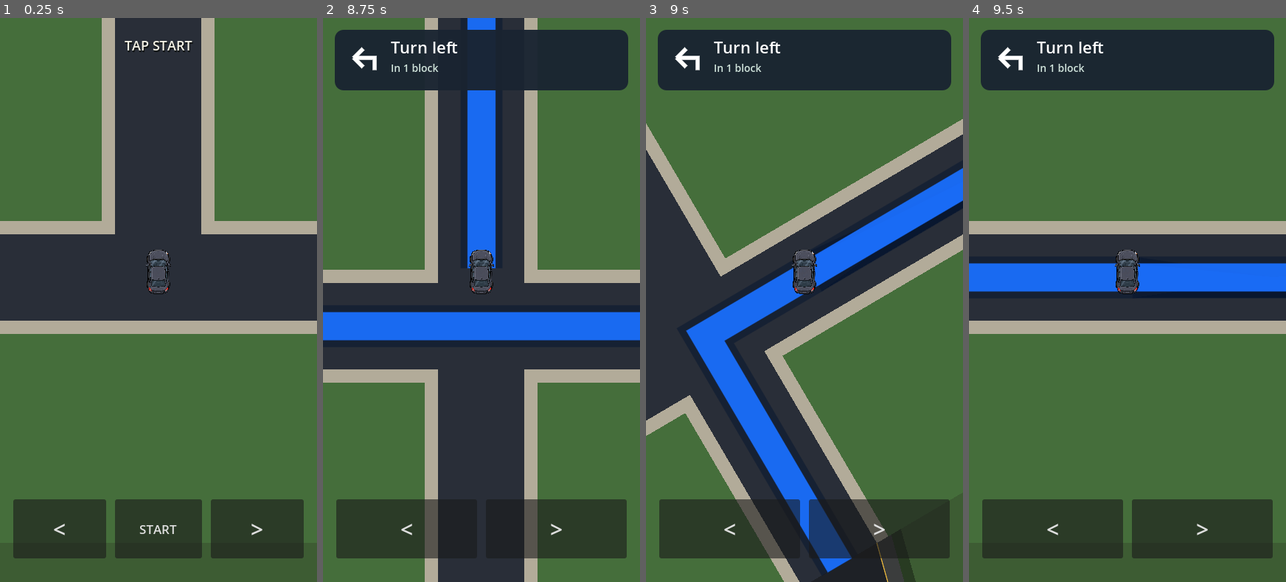
Above: before the commit, frames 1-4 (left to right).
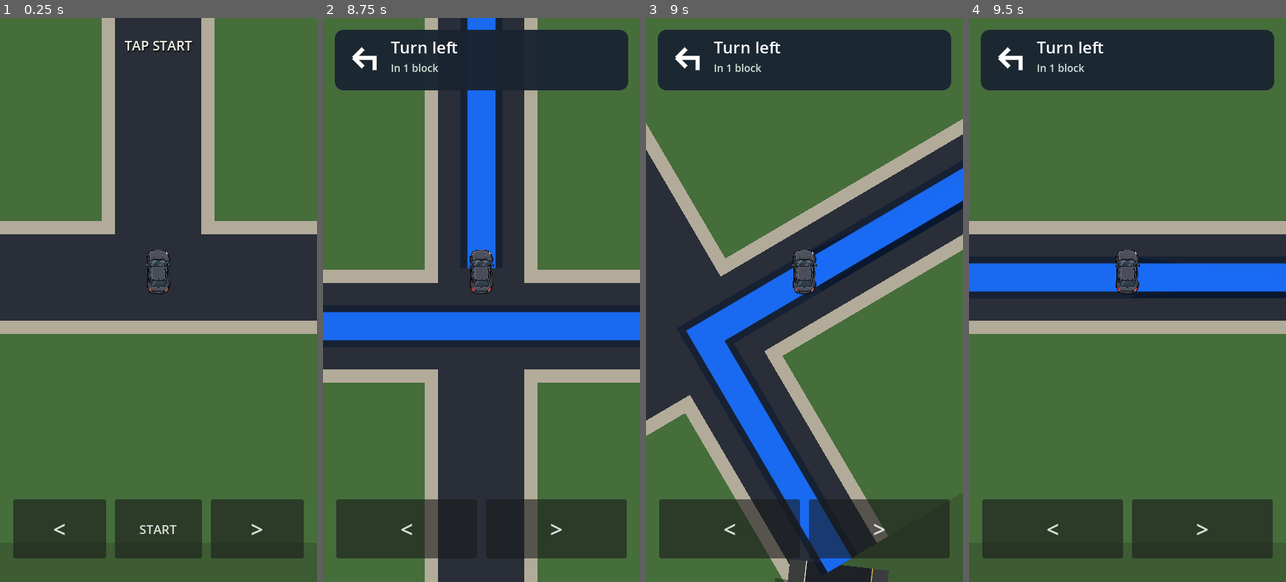
Above: after the commit, the same moments.

Repository: patrickcallahancomedy/comedian
Game: Godot game, scene res://scenes/drive/drive_module.tscn
Two runs of this game, one before a commit and one after it. Both use one fixed random seed, a clock stepped at 60 frames per second and the inputs below.
Inputs (mouse positions are in pixels of both pictures, inside the frame that each line leads up to):
- Up to frame 1 (0.25 s): no input
- Up to frame 2 (8.75 s): click "START" at 0.5 s; tap Enter (ui_accept) at 1.25, 1.52, 4.52, 7.52 s; move the mouse to (551, 271) at 1.27 s; hold Right 1.28-2 s; tap Space every 1.5 s from 1.35 to 7.35 s; click (551, 271) at 1.42 s; drag from (418, 328) to (465, 412) at 2.02 s; move the mouse to (513, 175) at 2.77 s; hold Right 2.78-3.5 s; drag from (465, 412) to (386, 215) at 3.52 s; move the mouse to (576, 384) at 4.27 s; hold Left 4.28-5 s; drag from (386, 215) to (433, 159) at 5.02 s; move the mouse to (497, 300) at 5.77 s; hold Left 5.78-6.5 s; click (497, 300) at 5.92 s; drag from (433, 159) to (418, 328) at 6.52 s; move the mouse to (551, 271) at 7.27 s; hold W 7.28-8 s; drag from (418, 328) to (465, 412) at 8.02 s
- Up to frame 3 (9 s): move the mouse to (836, 175) at 8.77 s; hold Left from 8.78 s (still down); tap Space at 8.85 s
- Up to frame 4 (9.5 s): keep holding Left

Frames 1-2 are identical in both runs. In frame 3, 0.8% of the frame differs, in the area x 40-86%, y 93-100%; in frame 4, nothing differs.

Commit message:
Drive and draw one shared on-ramp path

Diff:
--- a/godot/scripts/drive/drive_grid_controller.gd
+++ b/godot/scripts/drive/drive_grid_controller.gd
@@ -123,6 +123,7 @@
 var highway_lane := MAP.HIGHWAY_ENTRY_LANE
 var queued_highway_lane := MAP.HIGHWAY_ENTRY_LANE
 var highway_lap := 0
+var connector_one_path_index := 0
 
 var move_from := Vector2.ZERO
 var move_to := Vector2.ZERO
@@ -208,6 +209,7 @@
 	highway_lane = MAP.HIGHWAY_ENTRY_LANE
 	queued_highway_lane = highway_lane
 	highway_lap = 0
+	connector_one_path_index = 0
 	visual_world_position = MAP.neighborhood_cell_center(neighborhood_cell)
 	visual_cell_scale = MAP.car_scale_for_cell(MAP.NEIGHBORHOOD_CELL)
 	move_from = visual_world_position
@@ -369,7 +371,7 @@
 		"neighborhood":
 			_begin_neighborhood_step()
 		"connector_one":
-			_begin_highway_step()
+			_begin_connector_one_step()
 		"highway":
 			_begin_highway_step()
 		"connector_two":
@@ -400,10 +402,9 @@
 	):
 		road_kind = "connector_one"
 		_stabilize_for_connector()
-		move_to = MAP.highway_merge_point()
-		scale_to = MAP.car_scale_for_cell(MAP.HIGHWAY_CELL)
-		motion_direction = (move_to - move_from).normalized()
-		status_label.text = "CONNECTOR"
+		connector_one_path_index = 0
+		var onramp_path := MAP.onramp_path_points()
+		_set_connector_one_target(onramp_path[connector_one_path_index])
 		return
 
 	move_to = move_from
@@ -412,19 +413,41 @@
 	status_label.text = "WALL - TURN"
 
 
+func _begin_connector_one_step() -> void:
+	var onramp_path := MAP.onramp_path_points()
+
+	if connector_one_path_index < onramp_path.size() - 1:
+		connector_one_path_index += 1
+		_set_connector_one_target(onramp_path[connector_one_path_index])
+		return
+
+	# The final ramp point is the highway edge. From there the car follows the
+	# same lane geometry into the center of lane 4.
+	road_kind = "highway"
+	highway_column = 0
+	highway_lane = MAP.HIGHWAY_ENTRY_LANE
+	queued_highway_lane = highway_lane
+	highway_lap = 0
+	move_to = MAP.highway_entry_point()
+	scale_to = MAP.car_scale_for_cell(MAP.HIGHWAY_CELL)
+	motion_direction = (move_to - move_from).normalized()
+	map_rotation_from = map_rotation
+	map_rotation_to = -PI / 2.0 - motion_direction.angle()
+	turn_elapsed = 0.0
+	status_label.text = "HIGHWAY  •  EXIT LANE 4"
+
+
+func _set_connector_one_target(target: Vector2) -> void:
+	move_to = target
+	scale_to = MAP.car_scale_for_cell(MAP.HIGHWAY_CELL)
+	motion_direction = (move_to - move_from).normalized()
+	map_rotation_from = map_rotation
+	map_rotation_to = -PI / 2.0 - motion_direction.angle()
+	turn_elapsed = 0.0
+	status_label.text = "CONNECTOR"
+
+
 func _begin_highway_step() -> void:
-	if road_kind == "connector_one":
-		road_kind = "highway"
-		highway_column = 0
-		highway_lane = MAP.HIGHWAY_ENTRY_LANE
-		queued_highway_lane = highway_lane
-		highway_lap = 0
-		move_to = MAP.highway_entry_point()
-		scale_to = MAP.car_scale_for_cell(MAP.HIGHWAY_CELL)
-		motion_direction = (move_to - move_from).normalized()
-		status_label.text = "HIGHWAY  •  EXIT LANE 4"
-		return
-
 	if highway_column >= MAP.HIGHWAY_COLUMNS - 1:
 		if highway_lane == MAP.HIGHWAY_EXIT_LANE:
 			road_kind = "connector_two"
@@ -771,6 +794,7 @@
 	# Fill the space around the ramps before drawing the neighborhood/highway
 	# on top, so there is never a black void between map modules.
 	_draw_connector_surroundings()
+	_draw_onramp_highway_underlay()
 	_draw_neighborhood()
 
 	_draw_highway_surroundings()
@@ -1144,38 +1168,36 @@
 
 
 func _draw_connector_one() -> void:
-	# One coherent on-ramp model:
-	# 1) the highway visibly continues beneath the ramp,
-	# 2) the ramp reaches a real merge point at the highway edge,
-	# 3) a short acceleration segment hands directly into lane 4.
-	_draw_onramp_highway_stub()
-
-	var ramp_shadow := _connector_one_points(4.2)
-	_draw_world_polygon(ramp_shadow, Color(0.02, 0.025, 0.03, 0.38))
-
-	var shoulder := _connector_one_points(2.5)
-	var asphalt := _connector_one_points(0.0)
-	_draw_world_polygon(shoulder, RAMP_SHOULDER_COLOR)
-	_draw_world_polygon(asphalt, RAMP_ASPHALT_COLOR)
-	_draw_ramp_edges(asphalt, true)
-	_draw_ramp_texture(asphalt, 0)
-
-	var merge_shoulder := _connector_one_merge_points(2.5)
-	var merge_asphalt := _connector_one_merge_points(0.0)
-	_draw_world_polygon(merge_shoulder, RAMP_SHOULDER_COLOR)
-	_draw_world_polygon(merge_asphalt, RAMP_ASPHALT_COLOR)
-	_draw_world_line(
-		merge_asphalt[0],
-		merge_asphalt[1],
-		RAMP_GUIDE_COLOR,
-		1.15
-	)
-	_draw_world_line(
-		merge_asphalt[3],
-		merge_asphalt[2],
-		RAMP_EDGE_COLOR,
-		1.15
-	)
+	var path := MAP.onramp_path_points()
+	if path.size() < 2:
+		return
+
+	# The elevated ramp and the moving car use the exact same centerline.
+	for index in range(path.size() - 1):
+		var shadow := _road_segment_points(
+			path[index] + Vector2(2.2, 2.2),
+			path[index + 1] + Vector2(2.2, 2.2),
+			MAP.HIGHWAY_LANE_WIDTH * 0.5 + 4.0
+		)
+		_draw_world_polygon(shadow, Color(0.02, 0.025, 0.03, 0.38))
+
+	for index in range(path.size() - 1):
+		var shoulder := _road_segment_points(
+			path[index],
+			path[index + 1],
+			MAP.HIGHWAY_LANE_WIDTH * 0.5 + 2.5
+		)
+		_draw_world_polygon(shoulder, RAMP_SHOULDER_COLOR)
+
+	for index in range(path.size() - 1):
+		var asphalt := _road_segment_points(
+			path[index],
+			path[index + 1],
+			MAP.HIGHWAY_LANE_WIDTH * 0.5
+		)
+		_draw_world_polygon(asphalt, RAMP_ASPHALT_COLOR)
+		_draw_world_line(asphalt[0], asphalt[1], RAMP_GUIDE_COLOR, 1.15)
+		_draw_world_line(asphalt[3], asphalt[2], RAMP_EDGE_COLOR, 1.15)
 
 
 func _draw_city_connector() -> void:
@@ -1188,21 +1210,25 @@
 	_draw_ramp_texture(asphalt, 1)
 
 
-func _draw_onramp_highway_stub() -> void:
+func _draw_onramp_highway_underlay() -> void:
+	# Extend the main highway behind the neighborhood so there is no visible
+	# "beginning" of the highway at the ramp. The neighborhood is drawn later
+	# and naturally occludes the hidden portion.
 	var highway_rect := MAP.HIGHWAY_RECT
-	var stub_start_x := MAP.highway_merge_point().x - 50.0
-	var stub := Rect2(
-		Vector2(stub_start_x, highway_rect.position.y),
-		Vector2(highway_rect.position.x - stub_start_x, highway_rect.size.y)
+	var underlay_start_x := MAP.NEIGHBORHOOD_RECT.position.x
+	var underlay_end_x := highway_rect.position.x + MAP.HIGHWAY_CELL
+	var underlay := Rect2(
+		Vector2(underlay_start_x, highway_rect.position.y),
+		Vector2(underlay_end_x - underlay_start_x, highway_rect.size.y)
 	)
 
 	for lane in range(MAP.HIGHWAY_LANES):
 		var lane_rect := Rect2(
 			Vector2(
-				stub.position.x,
-				stub.position.y + lane * MAP.HIGHWAY_LANE_WIDTH
+				underlay.position.x,
+				underlay.position.y + lane * MAP.HIGHWAY_LANE_WIDTH
 			),
-			Vector2(stub.size.x, MAP.HIGHWAY_LANE_WIDTH)
+			Vector2(underlay.size.x, MAP.HIGHWAY_LANE_WIDTH)
 		)
 		var lane_color := HIGHWAY_ASPHALT_COLOR
 		if lane % 2 == 1:
@@ -1210,10 +1236,10 @@
 		_draw_world_rect(lane_rect, lane_color)
 
 	for lane in range(1, MAP.HIGHWAY_LANES):
-		var divider_y := stub.position.y + lane * MAP.HIGHWAY_LANE_WIDTH
-		var dash_x := stub.position.x + 4.0
-		while dash_x < stub.end.x:
-			var dash_end := minf(dash_x + 8.0, stub.end.x)
+		var divider_y := underlay.position.y + lane * MAP.HIGHWAY_LANE_WIDTH
+		var dash_x := underlay.position.x + 4.0
+		while dash_x < underlay.end.x:
+			var dash_end := minf(dash_x + 8.0, underlay.end.x)
 			_draw_world_line(
 				Vector2(dash_x, divider_y),
 				Vector2(dash_end, divider_y),
@@ -1223,46 +1249,31 @@
 			dash_x += 16.0
 
 	_draw_world_line(
-		Vector2(stub.position.x, stub.position.y + 1.2),
-		Vector2(stub.end.x, stub.position.y + 1.2),
+		Vector2(underlay.position.x, underlay.position.y + 1.2),
+		Vector2(underlay.end.x, underlay.position.y + 1.2),
 		HIGHWAY_EDGE_COLOR,
 		1.0
 	)
 	_draw_world_line(
-		Vector2(stub.position.x, stub.end.y - 1.2),
-		Vector2(stub.end.x, stub.end.y - 1.2),
+		Vector2(underlay.position.x, underlay.end.y - 1.2),
+		Vector2(underlay.end.x, underlay.end.y - 1.2),
 		HIGHWAY_EDGE_COLOR,
 		1.0
 	)
 
 
-func _connector_one_points(extra_width: float = 0.0) -> PackedVector2Array:
-	var rect := MAP.CONNECTOR_ONE_RECT
-	var start_center_y := MAP.neighborhood_cell_center(MAP.NEIGHBORHOOD_GATE).y
-	var end_center_y := MAP.highway_merge_point().y
-	var start_half_width := NEIGHBORHOOD_ROAD_WIDTH * 0.5 + extra_width
-	var end_half_width := MAP.HIGHWAY_LANE_WIDTH * 0.5 + extra_width
-
+func _road_segment_points(
+	start: Vector2,
+	end: Vector2,
+	half_width: float
+) -> PackedVector2Array:
+	var direction := (end - start).normalized()
+	var normal := Vector2(-direction.y, direction.x) * half_width
 	return PackedVector2Array([
-		Vector2(rect.position.x, start_center_y - start_half_width),
-		Vector2(rect.end.x, end_center_y - end_half_width),
-		Vector2(rect.end.x, end_center_y + end_half_width),
-		Vector2(rect.position.x, start_center_y + start_half_width),
-	])
-
-
-func _connector_one_merge_points(
-	extra_width: float = 0.0
-) -> PackedVector2Array:
-	var start := MAP.highway_merge_point()
-	var end := MAP.highway_entry_point()
-	var half_width := MAP.HIGHWAY_LANE_WIDTH * 0.5 + extra_width
-
-	return PackedVector2Array([
-		Vector2(start.x, start.y - half_width),
-		Vector2(end.x, end.y - half_width),
-		Vector2(end.x, end.y + half_width),
-		Vector2(start.x, start.y + half_width),
+		start - normal,
+		end - normal,
+		end + normal,
+		start + normal,
 	])
 
 
